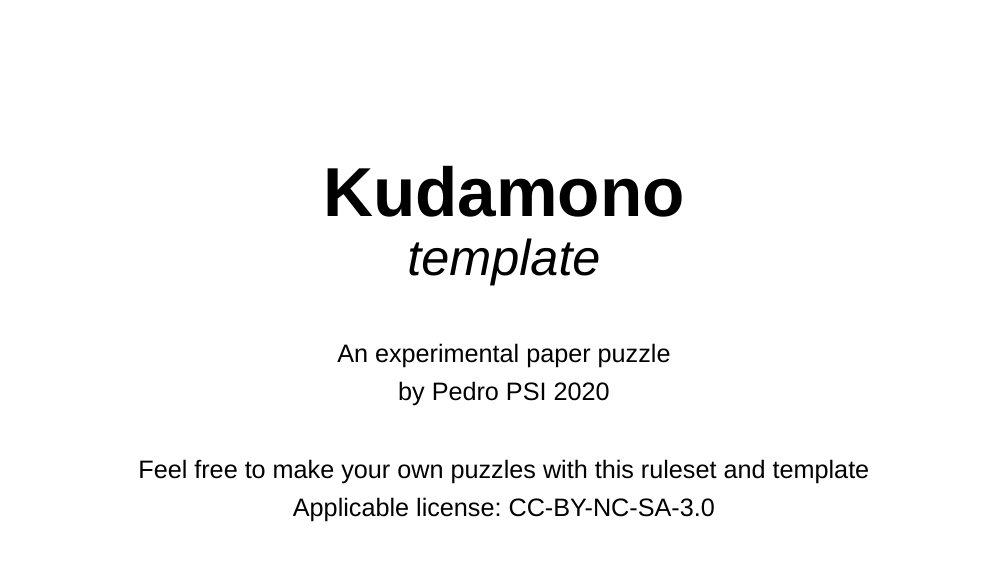
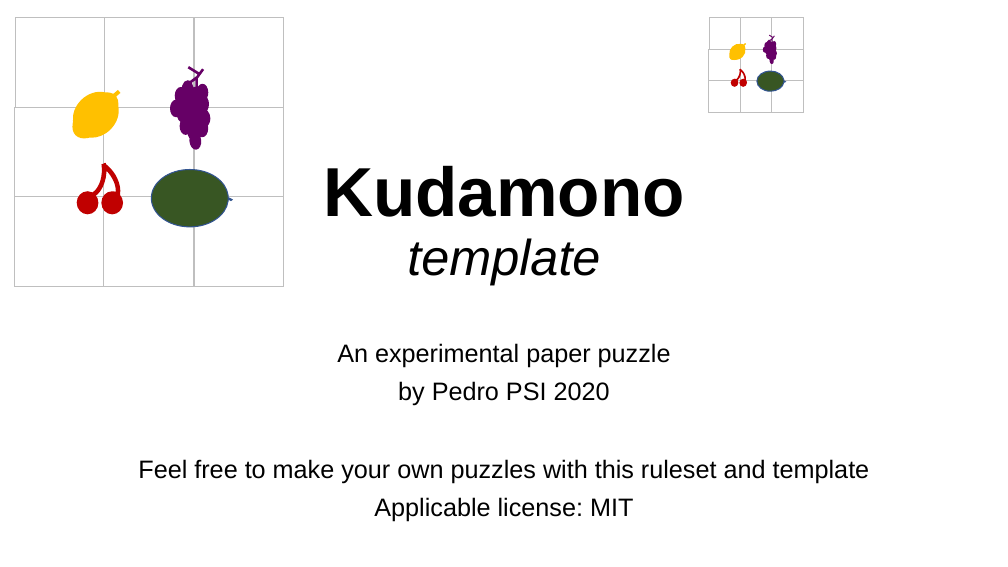
Before and after one commit to pedropsi/pedropsi.github.io, a slide deck: slide 1 of images/kudamono/Kudamono-template.pptx. Drawn at 1008x567 pixels with LibreOffice and Linux fonts; fonts in the diff are those of the drawing. Boxes give left, top, right and bottom in pixels: in the first picture for what was removed or moved away, otherwise in the second. Text is boxed around its words. In the diff, an @@ line names an element or a change of style, - is before the commit and + after.

Commit message:
kudamono

```diff
--- a/images/kudamono/Kudamono-template.pptx
+++ b/images/kudamono/Kudamono-template.pptx
@@ group added at box(709, 17, 804, 113): 9 rectangles, 4 freeform shapes @@
@@ group added at box(14, 17, 284, 287): 9 rectangles, 4 freeform shapes @@
@@ text at box(374, 497, 633, 521): text changed @@
-Applicable license: CC-BY-NC-SA-3.0
+Applicable license: MIT
```
Also in this commit, not shown: 1 other slide changed, 3 other files.
